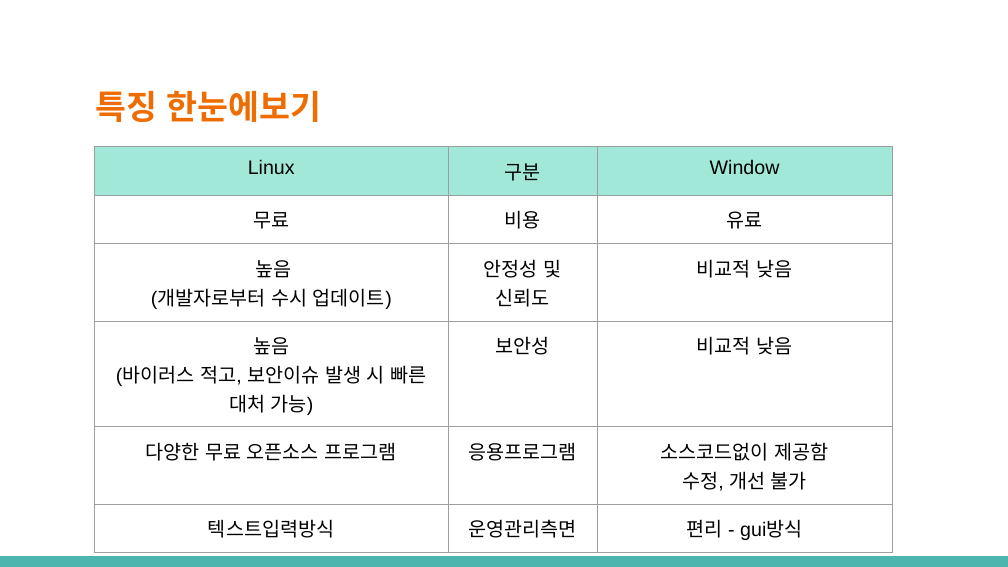
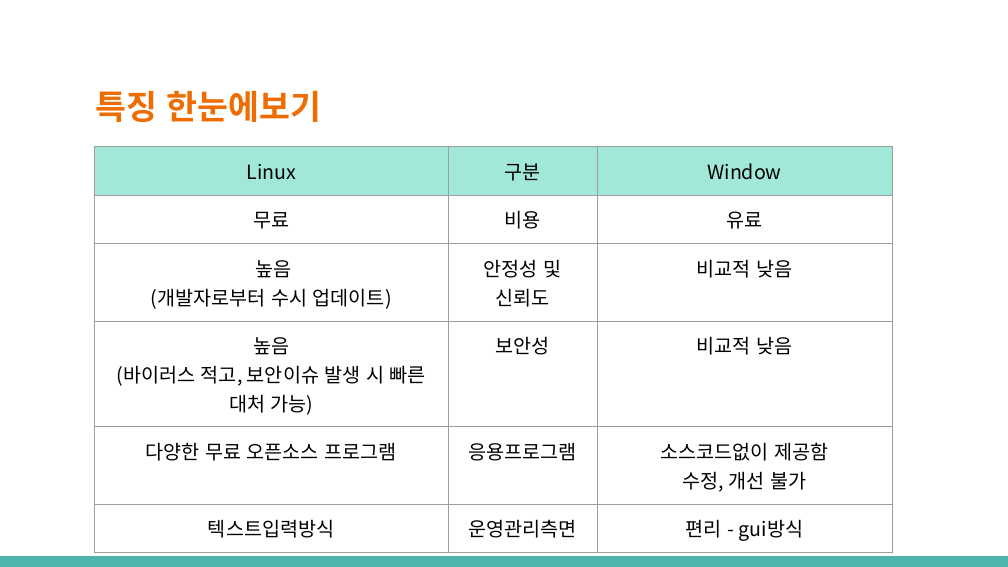
Before and after one commit to RionPark/bdi-homework, a slide deck: slide 11 of src/d191016/joeunae/Linux & window.pptx. Drawn at 1008x567 pixels with LibreOffice and Linux fonts; fonts in the diff are those of the drawing. Boxes give left, top, right and bottom in pixels: in the first picture for what was removed or moved away, otherwise in the second. Text is boxed around its words. In the diff, an @@ line names an element or a change of style, - is before the commit and + after.

```diff
--- a/src/d191016/joeunae/Linux & window.pptx
+++ b/src/d191016/joeunae/Linux & window.pptx
@@ table at [94,146,892,545] @@
@@ font Arial to Noto Sans CJK KR @@
```
Also in this commit, not shown: 9 other slides changed.
